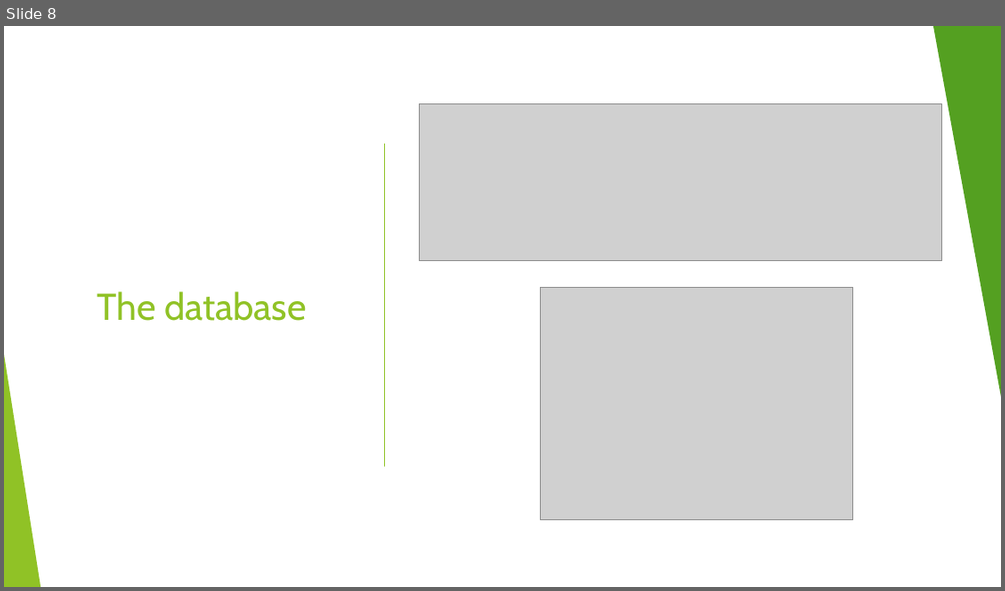
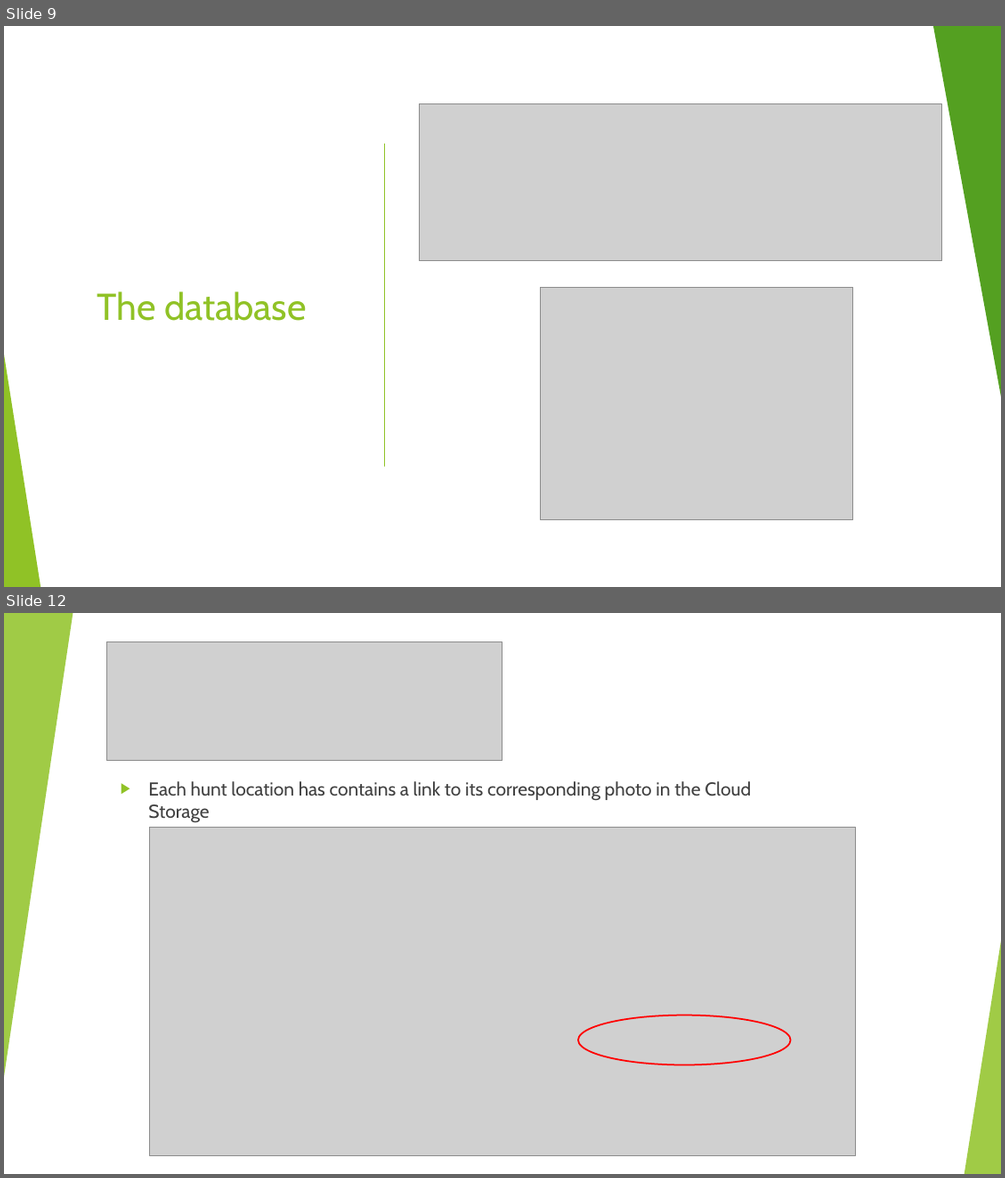
Before and after one commit to Martijn152/Cloud-Project-2020, a slide deck: Project report and presentation/TreasureHunt_Presentation.pptx. Shown one above the other, each under a label of ours: slide 8 before the commit, slides 9 and 12 after it; the slides between them are not shown. The pictures are 1005x591 and 1005x1178 pixels, drawn with LibreOffice and Linux fonts; fonts in the diff are those of the drawing; grey boxes stand for pictures. Boxes give left, top, right and bottom in pixels: in the first picture for what was removed or moved away, otherwise in the second. Text is boxed around its words. In the diff, an @@ line names an element or a change of style, - is before the commit and + after.

```diff
--- a/Project report and presentation/TreasureHunt_Presentation.pptx
+++ b/Project report and presentation/TreasureHunt_Presentation.pptx
@@ slide 12 added at (4, 613, 1001, 1174), background #FFFFFF; not listed: 10 template elements that a slide beside it also shows @@
@@ rectangle added at (4, 613, 1001, 1174), fill #FFFFFF @@
@@ triangle added at (4, 613, 73, 1077), fill #90C226 at 85% opacity @@
@@ picture added at (106, 642, 502, 761) @@
@@ text added at (148, 781, 751, 822), 18 pt, text #404040 @@
+▶ Each hunt location has contains a link to its corresponding photo in the Cloud Storage
@@ picture added at (150, 827, 856, 1156) @@
@@ triangle added at (964, 941, 1001, 1174), fill #90C226 at 85% opacity @@
@@ ellipse added at (578, 1015, 791, 1065), outline #FF0000 1.5 pt @@
@@ what was slide 8 is now slide 9 @@
```
Also in this commit, not shown: 6 slides changed, 5 other slides added, 1 slide removed, 4 other files.
